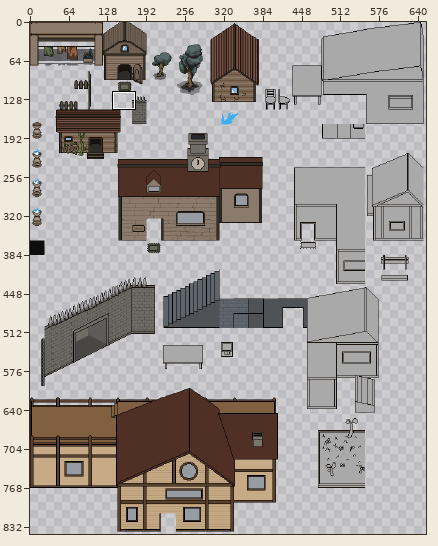
Sprite sheet, stored at art/Tilesets/PyrsonBuild.png. Above, an overview of the earlier version with the close-up marked.
Close-up. Earlier state:
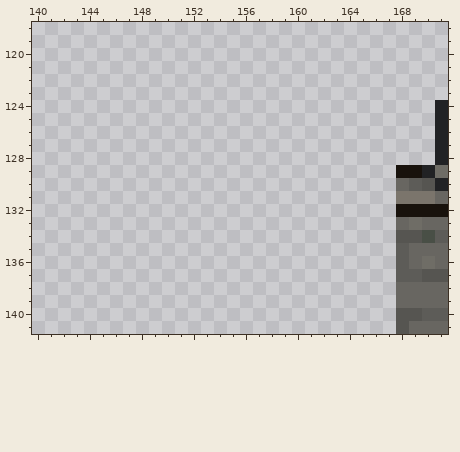
The file is 661x869 pixels. Colours within 5 levels of each other are drawn and written as one. Shown: x 140..171, y 118..141. The wide view leaves out empty margins.
Now the later version:
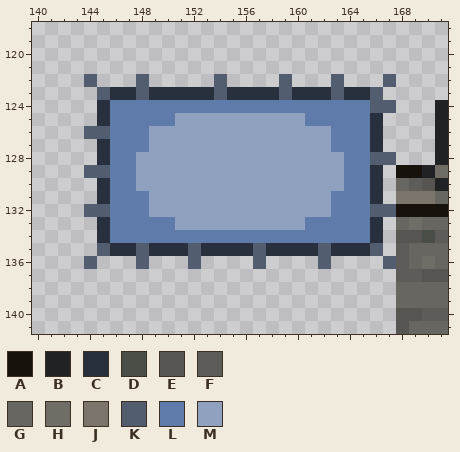
Palette (. is transparent): A #18120c  B #212224  C #29303d  D #494f46  E #565551  F #5d5c58  G #686661  H #6f6d66  J #7b756c  K #535d70  L #5f7ba9  M #8fa1be
What changed:
{"y":122,"x":144,"old":".","new":"K"}
{"y":122,"x":148,"old":".","new":"K"}
{"y":122,"x":154,"old":".","new":"K"}
{"y":122,"x":159,"old":".","new":"K"}
{"y":122,"x":163,"old":".","new":"K"}
{"y":122,"x":167,"old":".","new":"K"}
{"y":123,"x":145,"old":"......................","new":"KCCKCCCCCKCCCCKCCCKCCK"}
{"y":124,"x":145,"old":".......................","new":"CLLLLLLLLLLLLLLLLLLLLKK"}
{"y":125,"x":145,"old":"......................","new":"CLLLLLMMMMMMMMMMLLLLLC"}
{"y":126,"x":144,"old":".......................","new":"KKLLLMMMMMMMMMMMMMMLLLC"}
{"y":127,"x":145,"old":"......................","new":"CLLLMMMMMMMMMMMMMMLLLC"}
{"y":128,"x":145,"old":".......................","new":"CLLMMMMMMMMMMMMMMMMLLKK"}
{"y":129,"x":144,"old":".......................","new":"KKLLMMMMMMMMMMMMMMMMLLC"}
{"y":130,"x":145,"old":"......................","new":"CLLMMMMMMMMMMMMMMMMLLC"}
{"y":131,"x":145,"old":"......................","new":"CLLLMMMMMMMMMMMMMMLLLC"}
{"y":132,"x":144,"old":"........................","new":"KKLLLMMMMMMMMMMMMMMLLLKK"}
{"y":133,"x":145,"old":"......................","new":"CLLLLLMMMMMMMMMMLLLLLC"}
{"y":134,"x":145,"old":"......................","new":"CLLLLLLLLLLLLLLLLLLLLC"}
{"y":135,"x":145,"old":"......................","new":"KCCKCCCKCCCCKCCCCKCCCK"}
{"y":136,"x":144,"old":".","new":"K"}
{"y":136,"x":148,"old":".","new":"K"}
{"y":136,"x":152,"old":".","new":"K"}
{"y":136,"x":157,"old":".","new":"K"}
{"y":136,"x":162,"old":".","new":"K"}
{"y":136,"x":167,"old":".","new":"K"}
